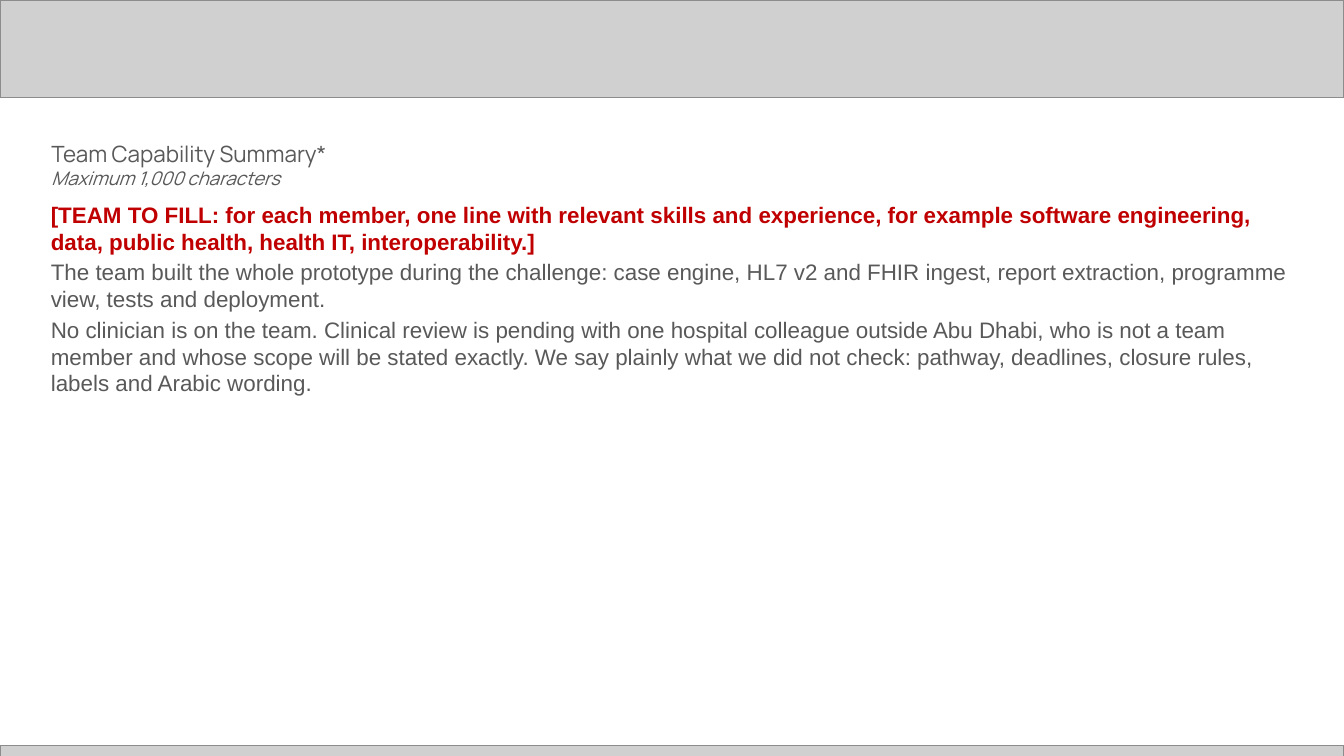
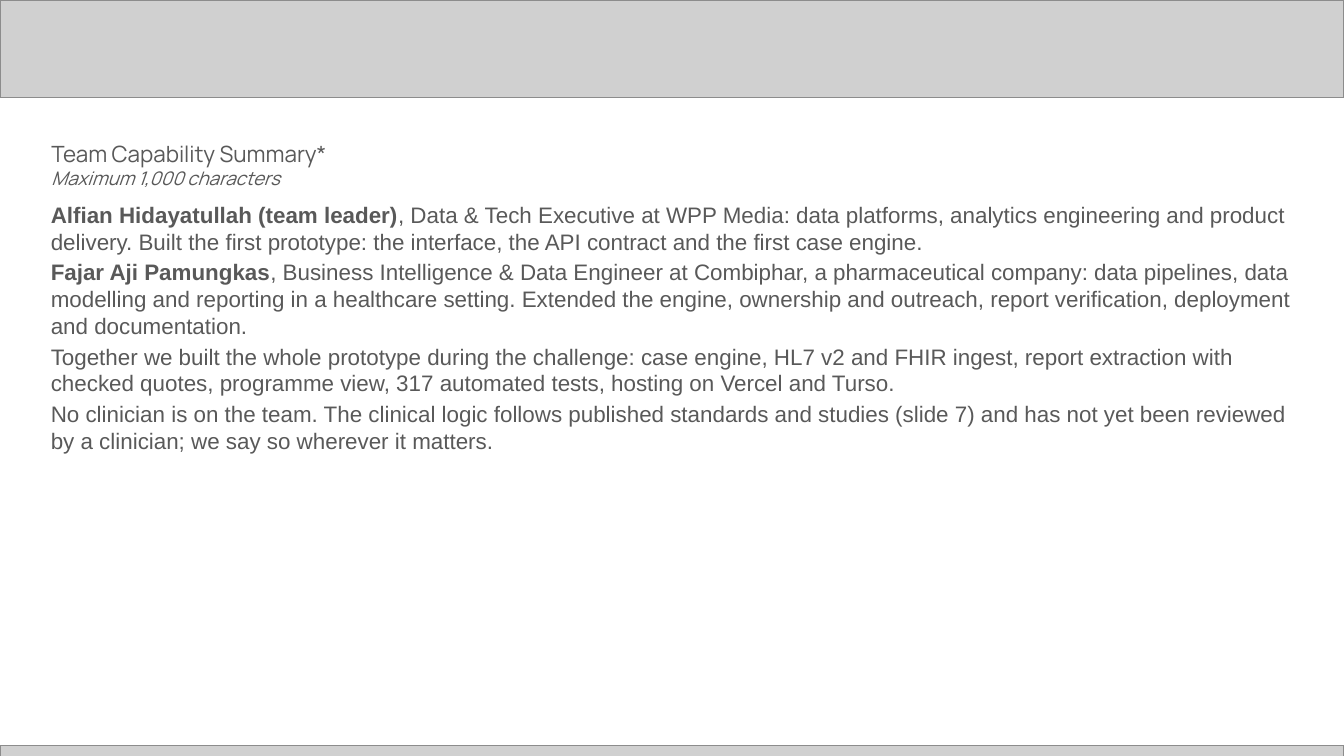
Before and after one commit to alfianhid/nexyra, a slide deck: slide 3 of docs/deck/Nexyra-C05-submission.pptx. Drawn at 1344x756 pixels with LibreOffice and Linux fonts; fonts in the diff are those of the drawing; grey boxes stand for pictures. Boxes give left, top, right and bottom in pixels: in the first picture for what was removed or moved away, otherwise in the second. Text is boxed around its words. In the diff, an @@ line names an element or a change of style, - is before the commit and + after.

```diff
--- a/docs/deck/Nexyra-C05-submission.pptx
+++ b/docs/deck/Nexyra-C05-submission.pptx
@@ text at (51,207,1290,454): text changed @@
-[TEAM TO FILL: for each member, one line with relevant skills and experience, for example software engineering, data, public health, health IT, interoperability.]
-The team built the whole prototype during the challenge: case engine, HL7 v2 and FHIR ingest, report extraction, programme view, tests and deployment.
-No clinician is on the team. Clinical review is pending with one hospital colleague outside Abu Dhabi, who is not a team member and whose scope will be stated exactly. We say plainly what we did not check: pathway, deadlines, closure rules, labels and Arabic wording.
+Alfian Hidayatullah (team leader), Data & Tech Executive at WPP Media: data platforms, analytics engineering and product delivery. Built the first prototype: the interface, the API contract and the first case engine.
+Fajar Aji Pamungkas, Business Intelligence & Data Engineer at Combiphar, a pharmaceutical company: data pipelines, data modelling and reporting in a healthcare setting. Extended the engine, ownership and outreach, report verification, deployment and documentation.
+Together we built the whole prototype during the challenge: case engine, HL7 v2 and FHIR ingest, report extraction with checked quotes, programme view, 317 automated tests, hosting on Vercel and Turso.
+No clinician is on the team. The clinical logic follows published standards and studies (slide 7) and has not yet been reviewed by a clinician; we say so wherever it matters.
```
Also in this commit, not shown: 9 other slides changed, 18 other files.
